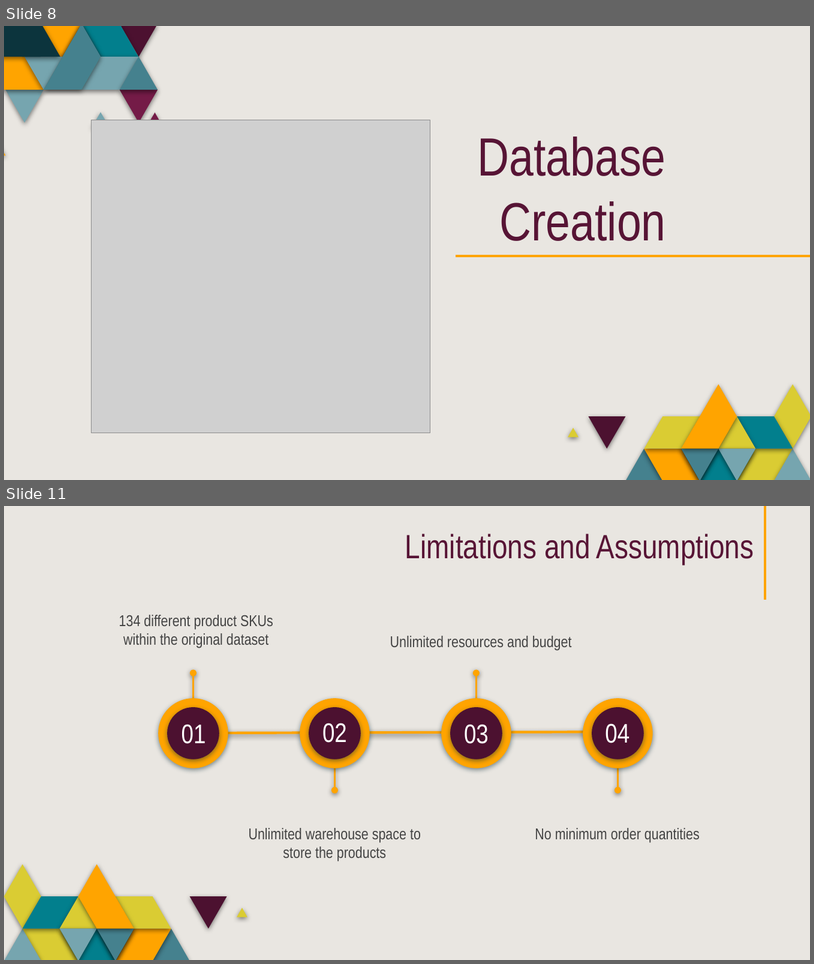
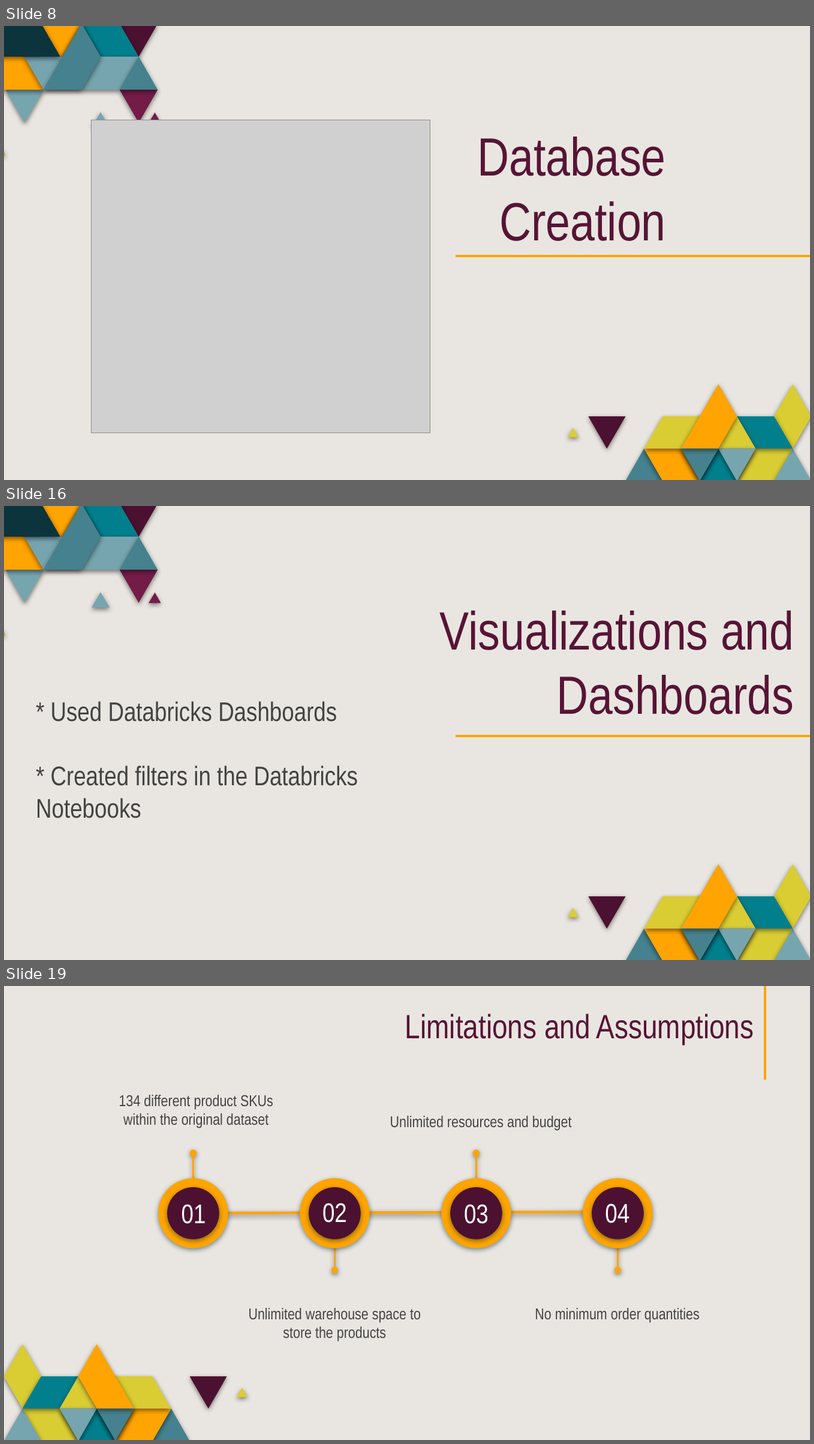
Before and after one commit to saraparveen26/Sales-Volume-Forecasting, a slide deck: Project_Presentation/PowerPoint Presentation1.pptx. Shown one above the other, each under a label of ours: slides 8 and 11 before the commit, slides 8, 16 and 19 after it; the slides between them are not shown. The pictures are 814x964 and 814x1444 pixels, drawn with LibreOffice and Linux fonts; fonts in the diff are those of the drawing; grey boxes stand for pictures. Boxes give left, top, right and bottom in pixels: in the first picture for what was removed or moved away, otherwise in the second. Text is boxed around its words. In the diff, an @@ line names an element or a change of style, - is before the commit and + after.

```diff
--- a/Project_Presentation/PowerPoint Presentation1.pptx
+++ b/Project_Presentation/PowerPoint Presentation1.pptx
@@ slide 16 added at bbox=[4, 506, 810, 960], background #E9E6E1; not listed: 37 template elements that a slide beside it also shows @@
@@ title added at bbox=[440, 610, 795, 714], 48 pt, text #571435 @@
+Visualizations and Dashboards
@@ subtitle added at bbox=[36, 701, 358, 818], 24 pt, text #434343 @@
+* Used Databricks Dashboards
+* Created filters in the Databricks Notebooks
@@ what was slide 11 is now slide 19 @@
```
Also in this commit, not shown: 1 slide changed, 8 other slides added, 1 slide removed, 17 other files.
